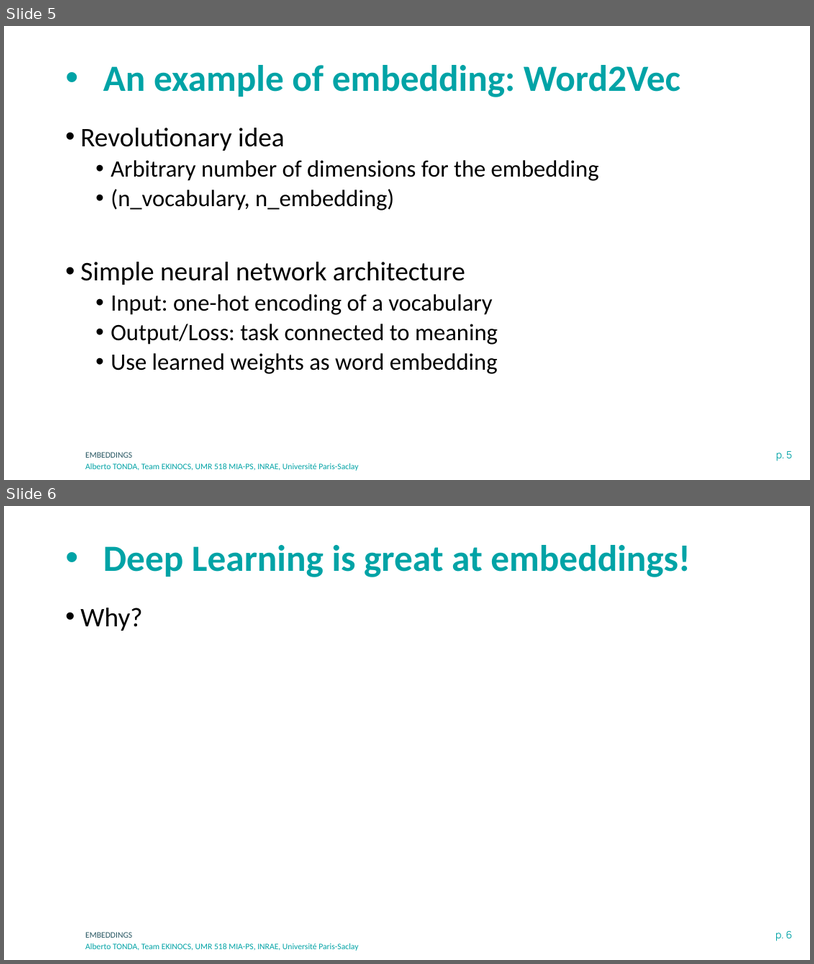
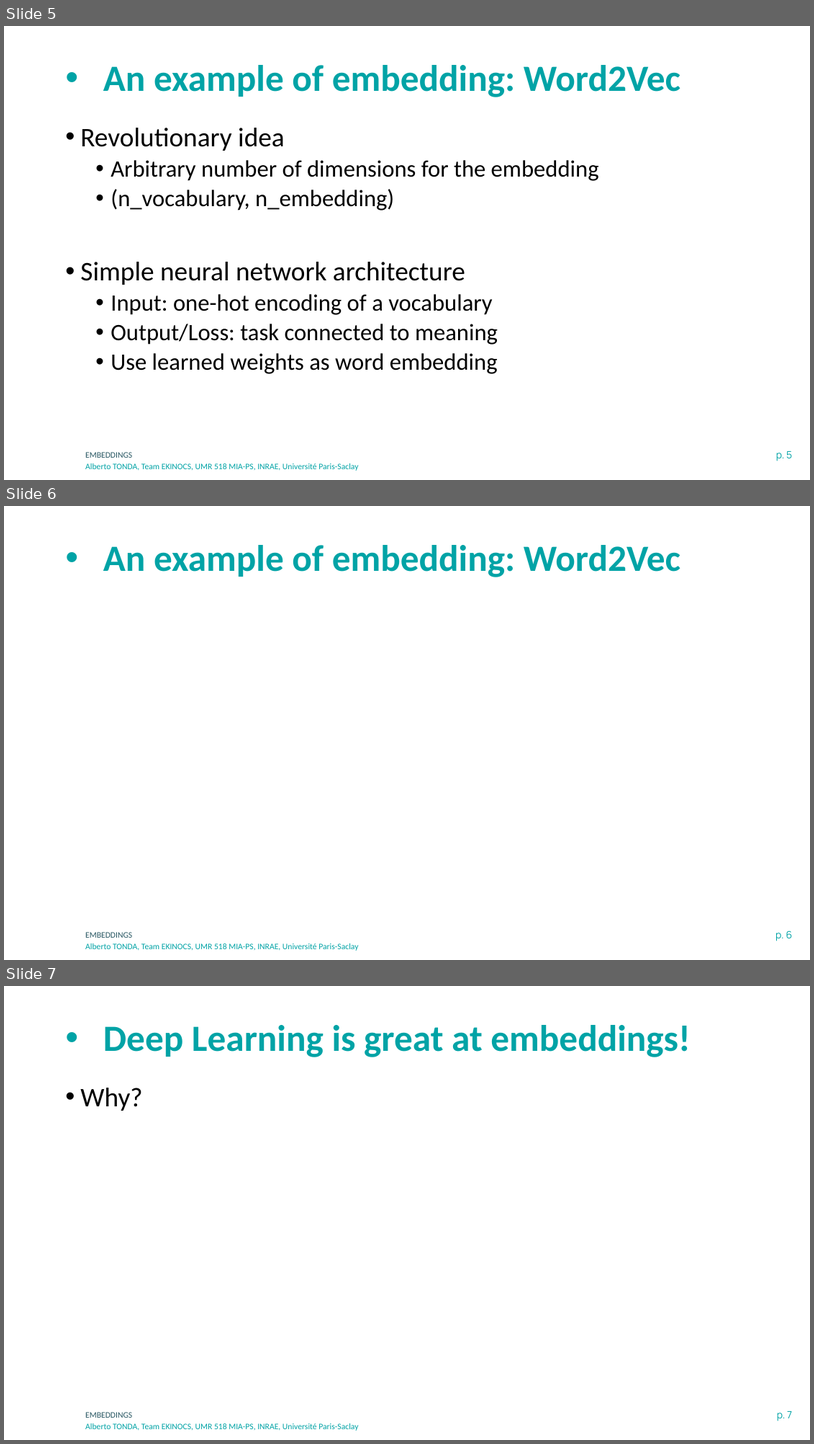
Before and after one commit to albertotonda/teaching, a slide deck: deep-learning-in-practice-with-pytorch/4-embeddings.pptx. Shown one above the other, each under a label of ours: slides 5 and 6 before the commit, slides 5, 6 and 7 after it. The pictures are 814x964 and 814x1444 pixels, drawn with LibreOffice and Linux fonts; fonts in the diff are those of the drawing; background and template pictures are left out. Boxes give left, top, right and bottom in pixels: in the first picture for what was removed or moved away, otherwise in the second. Text is boxed around its words. In the diff, an @@ line names an element or a change of style, - is before the commit and + after.

Commit message:
Minor changes to the slides

```diff
--- a/deep-learning-in-practice-with-pytorch/4-embeddings.pptx
+++ b/deep-learning-in-practice-with-pytorch/4-embeddings.pptx
@@ slide 6 added at <box>4,506,810,960</box>, background #FFFFFF; not listed: 3 template elements that a slide beside it also shows @@
@@ title added at <box>103,545,681,577</box>, 44 pt, text #00A3A6, bold @@
+• An example of embedding: Word2Vec
@@ what was slide 6 is now slide 7 @@
@@ page number at <box>777,1411,792,1421</box>: text changed @@
-p. 6
+p. 7
```
Also in this commit, not shown: 7 other files.
